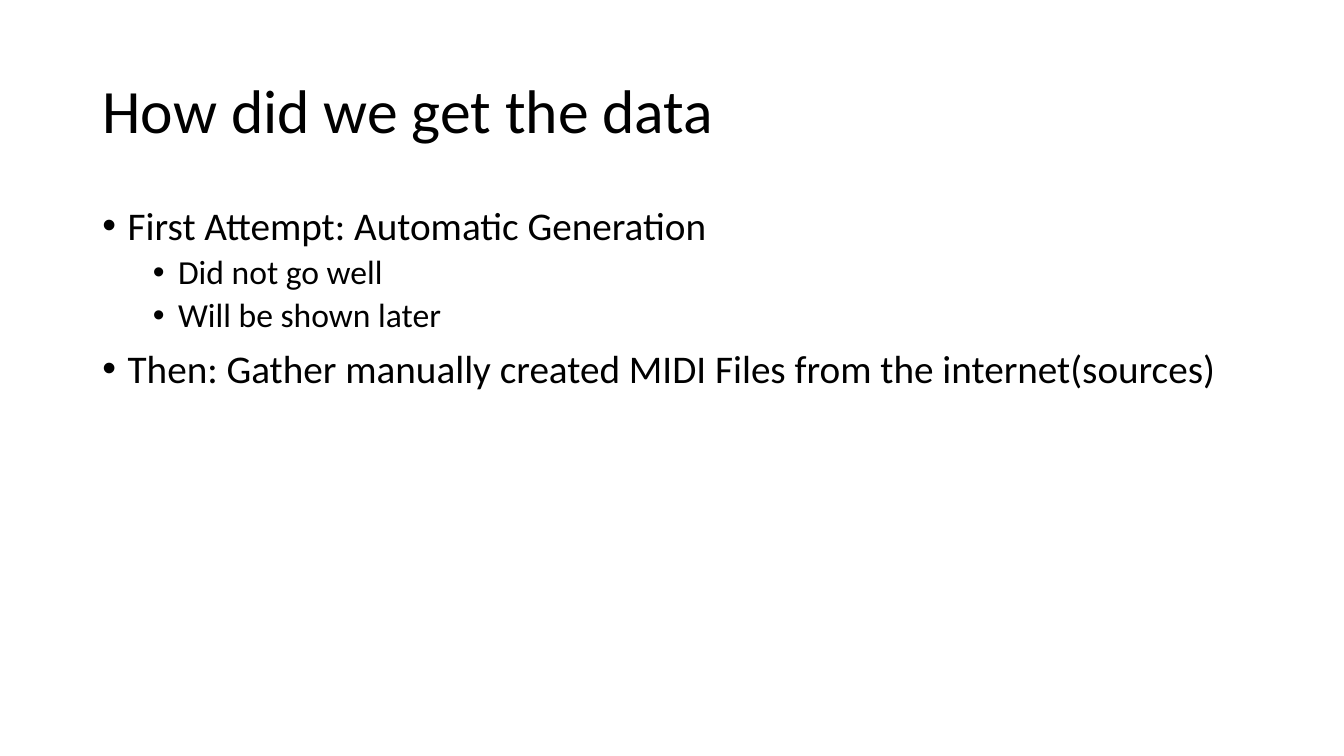
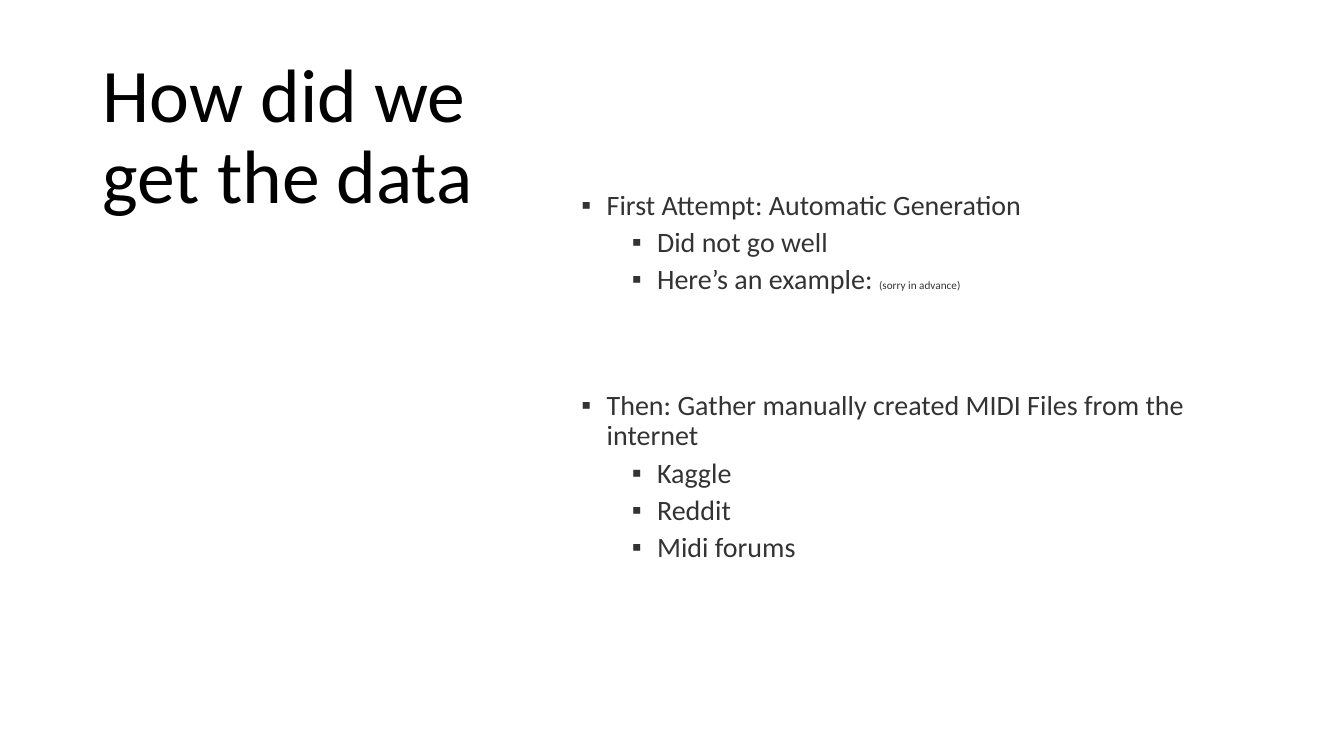
Before and after one commit to BauTobias93/ft_midi_project, a slide deck: slide 5 of MIDI Mining.pptx (slide 4 before the commit). Drawn at 1344x756 pixels with LibreOffice and Linux fonts; fonts in the diff are those of the drawing. Boxes give left, top, right and bottom in pixels: in the first picture for what was removed or moved away, otherwise in the second. Text is boxed around its words. In the diff, an @@ line names an element or a change of style, - is before the commit and + after.

```diff
--- a/MIDI Mining.pptx
+++ b/MIDI Mining.pptx
@@ title "How did we get the ..." moved from (x1=102, y1=90, x2=714, y2=144) to (x1=103, y1=69, x2=473, y2=216) @@
@@ title "How did we get the ..." at (x1=103, y1=69, x2=473, y2=216): size 44 to 54 pt @@
@@ text "First Attempt: Automatic Generation" moved from (x1=128, y1=213, x2=1215, y2=390) to (x1=607, y1=196, x2=1184, y2=557) @@
@@ text "First Attempt: Automatic Generation" at (x1=607, y1=196, x2=1184, y2=557): vertical alignment top to middle @@
@@ text at (x1=607, y1=196, x2=1021, y2=257): size 28 to 20 pt in "First Attempt: Automatic Generation"; text colour #000000 to #000000 at 80% opacity in "First Attempt: Automatic Generation", "Did not go well"; size 24 to 20 pt in "Did not go well"; bullet • to ▪ @@
@@ text at (x1=607, y1=270, x2=1184, y2=557): text changed; size 28 to 20 pt; text colour #000000 to #000000 at 80% opacity @@
-  • Will be shown later
-• Then: Gather manually created MIDI Files from the internet(sources)
+  ▪ Here’s an example: (sorry in advance)
+▪ Then: Gather manually created MIDI Files from the internet
+  ▪ Kaggle
+  ▪ Reddit
+  ▪ Midi forums
```
Also in this commit, not shown: 3 other slides changed, 2 slides added, 1 other file.
